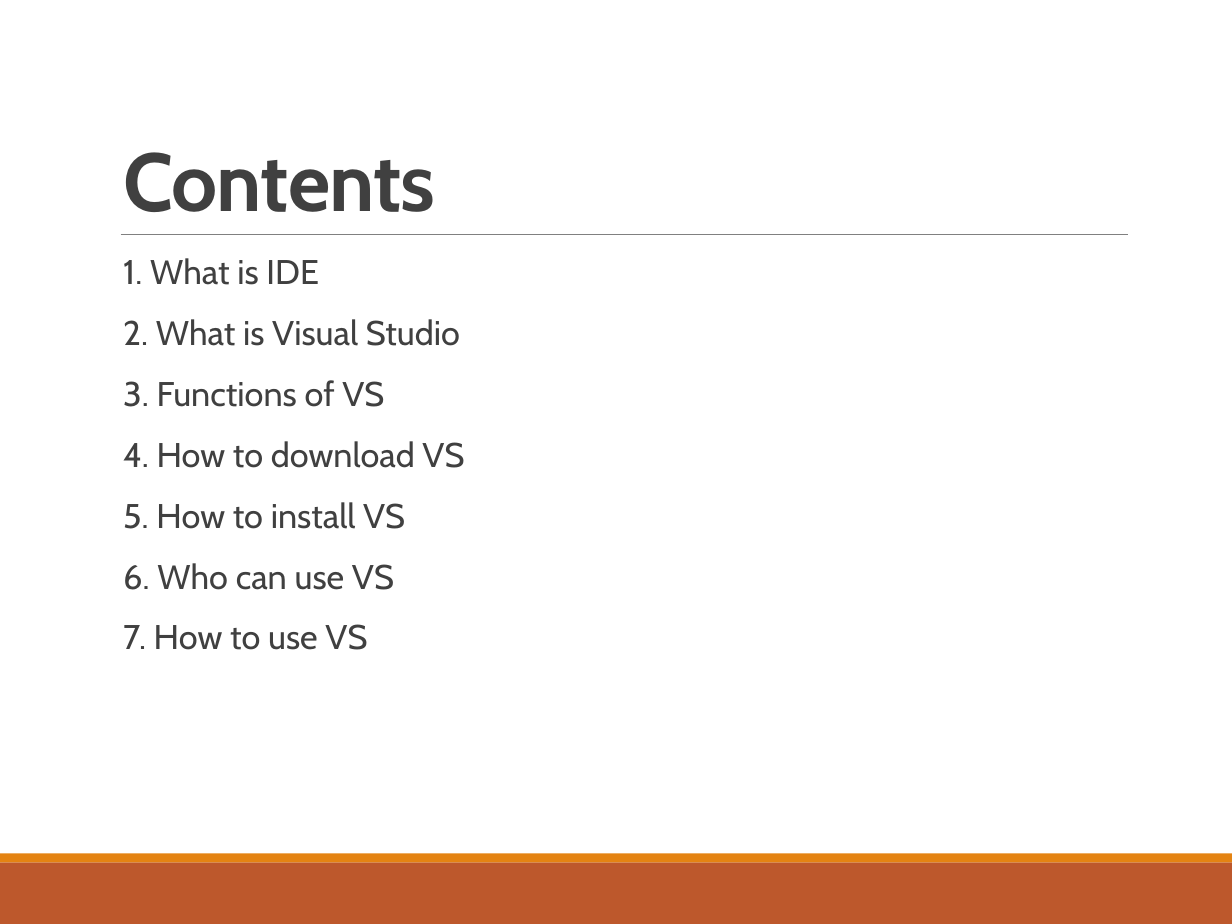
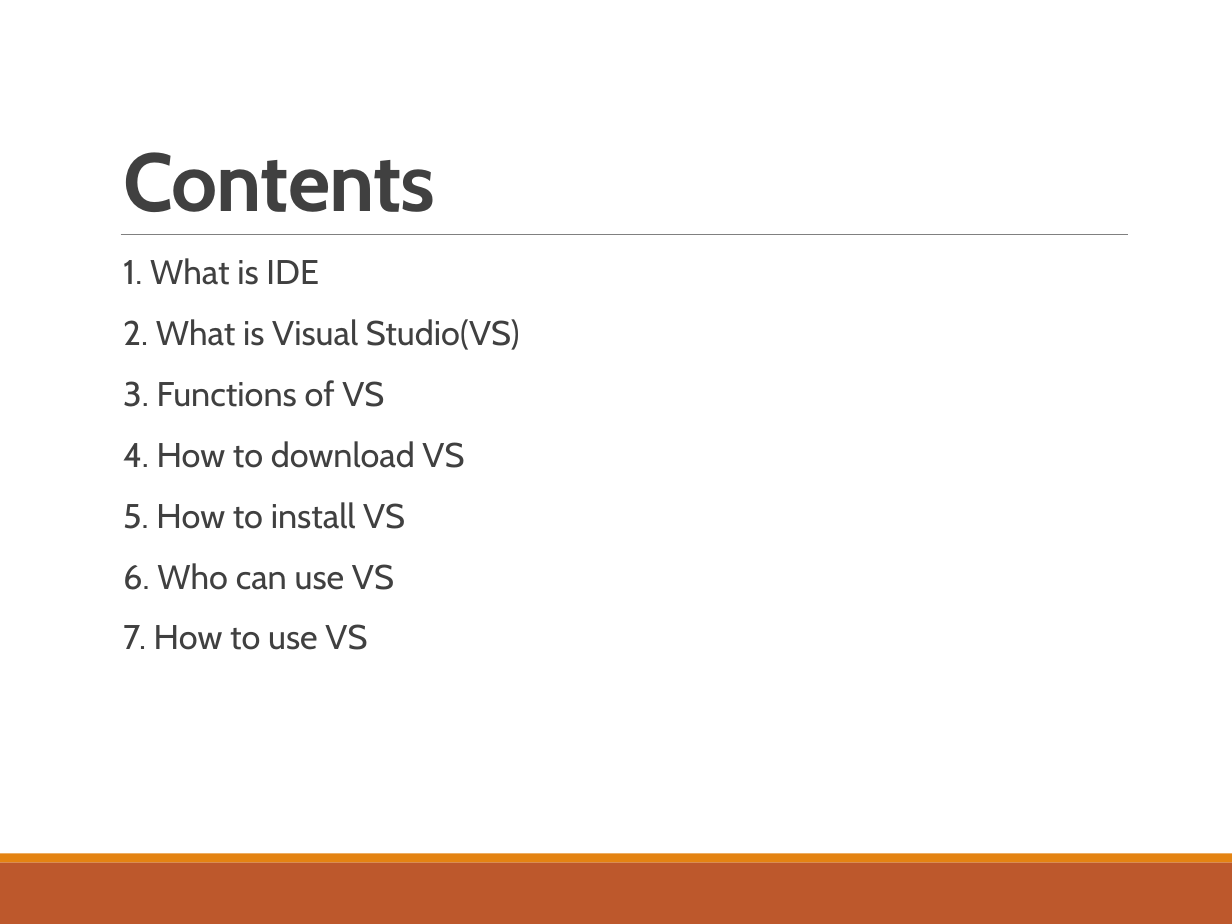
Before and after one commit to whcitizen/citizen-_task, a slide deck: slide 2 of 02_working/07_IDE/02_スライド/IDE&VS_20180508.pptx. Drawn at 1232x924 pixels with LibreOffice and Linux fonts; fonts in the diff are those of the drawing. Boxes give left, top, right and bottom in pixels: in the first picture for what was removed or moved away, otherwise in the second. Text is boxed around its words. In the diff, an @@ line names an element or a change of style, - is before the commit and + after.

```diff
--- a/02_working/07_IDE/02_スライド/IDE&VS_20180508.pptx
+++ b/02_working/07_IDE/02_スライド/IDE&VS_20180508.pptx
@@ text at [123,319,520,350]: text changed @@
-  2. What is Visual Studio
+  2. What is Visual Studio(VS)
```
Also in this commit, not shown: 5 other slides changed, 3 slides added, 1 slide removed, 14 other files.
